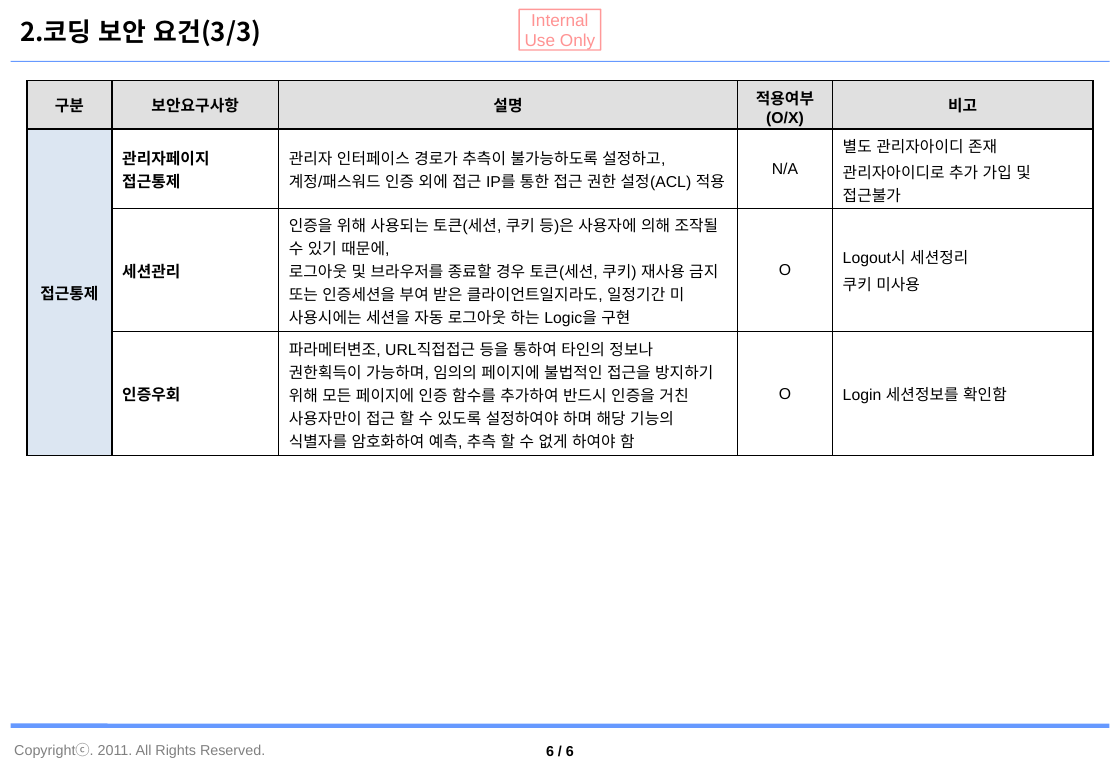
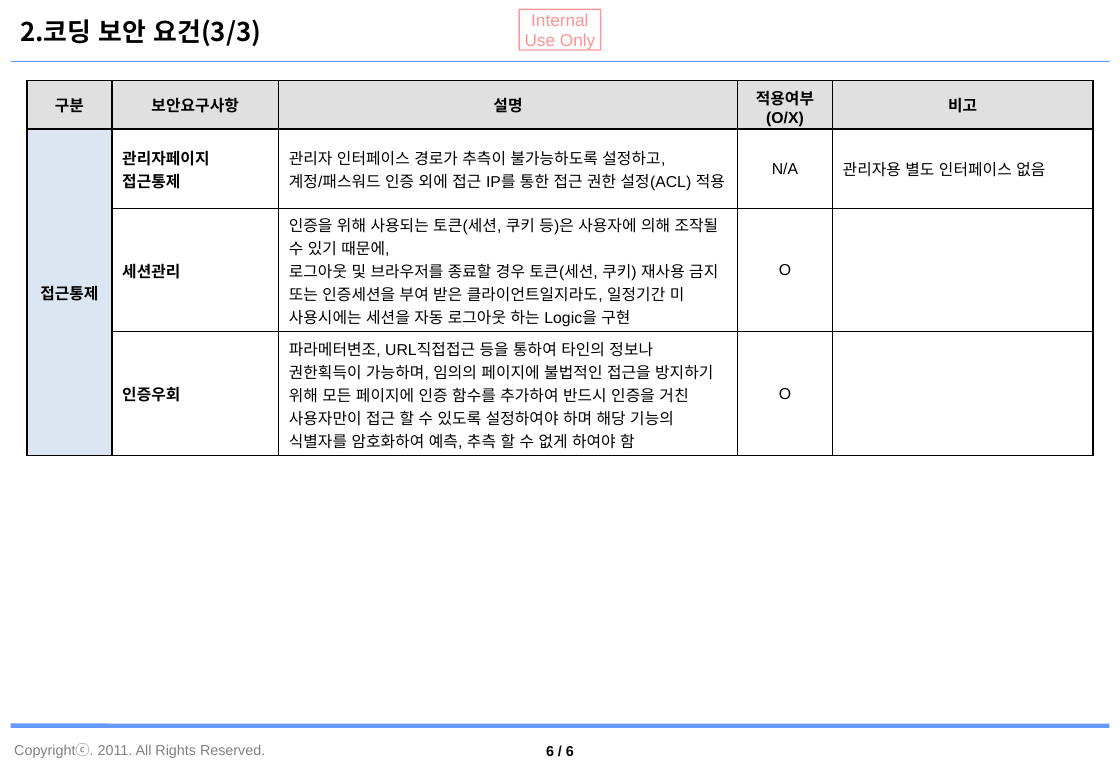
Before and after one commit to jaeyong1/stockmgmt, a slide deck: slide 7 of documents/자재관리시스템_보안점검 결과서.pptx. Drawn at 1120x775 pixels with LibreOffice and Linux fonts; fonts in the diff are those of the drawing; background and template pictures are left out. Boxes give left, top, right and bottom in pixels: in the first picture for what was removed or moved away, otherwise in the second. Text is boxed around its words. In the diff, an @@ line names an element or a change of style, - is before the commit and + after.

Commit message:
PPT 파일 정리

```diff
--- a/documents/자재관리시스템_보안점검 결과서.pptx
+++ b/documents/자재관리시스템_보안점검 결과서.pptx
@@ table at [27,81,1093,456] @@
-row 2, column 5: 별도 관리자아이디 존재 / 관리자아이디로 추가 가입 및 접근불가
+row 2, column 5: 관리자용 별도 인터페이스 없음
-row 3, column 5: Logout시 세션정리 / 쿠키 미사용
+row 3, column 5: 
-row 4, column 5: Login 세션정보를 확인함
+row 4, column 5: 
```
Also in this commit, not shown: 5 other slides changed.
